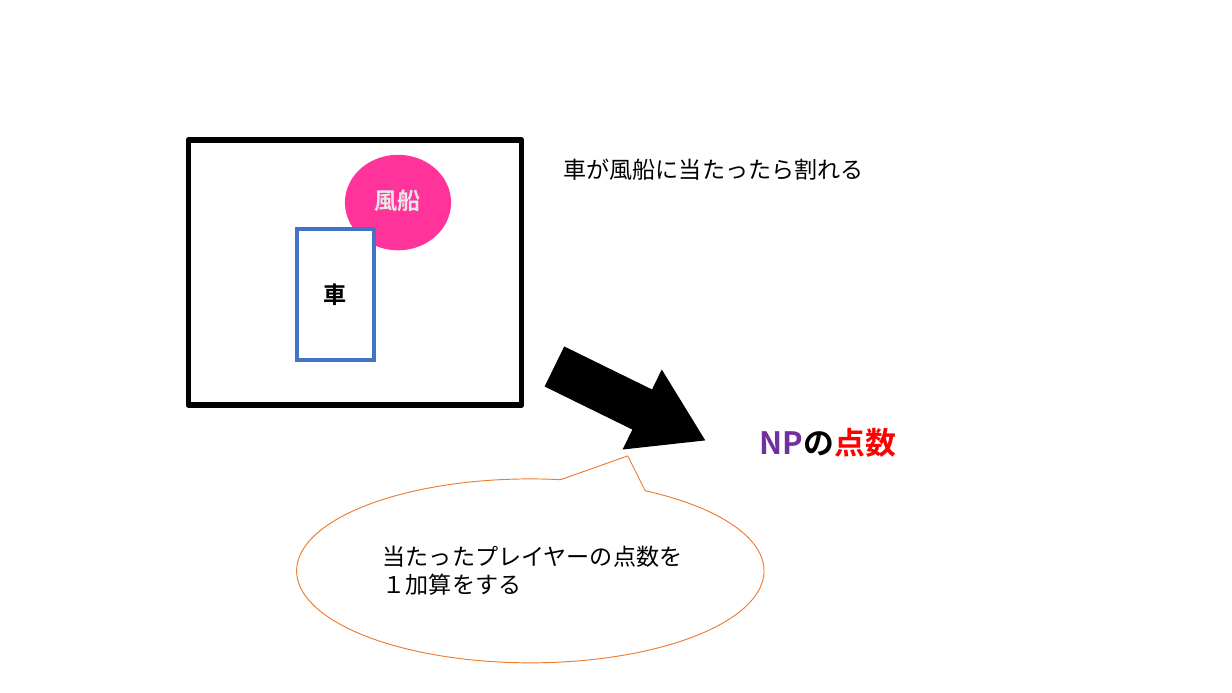
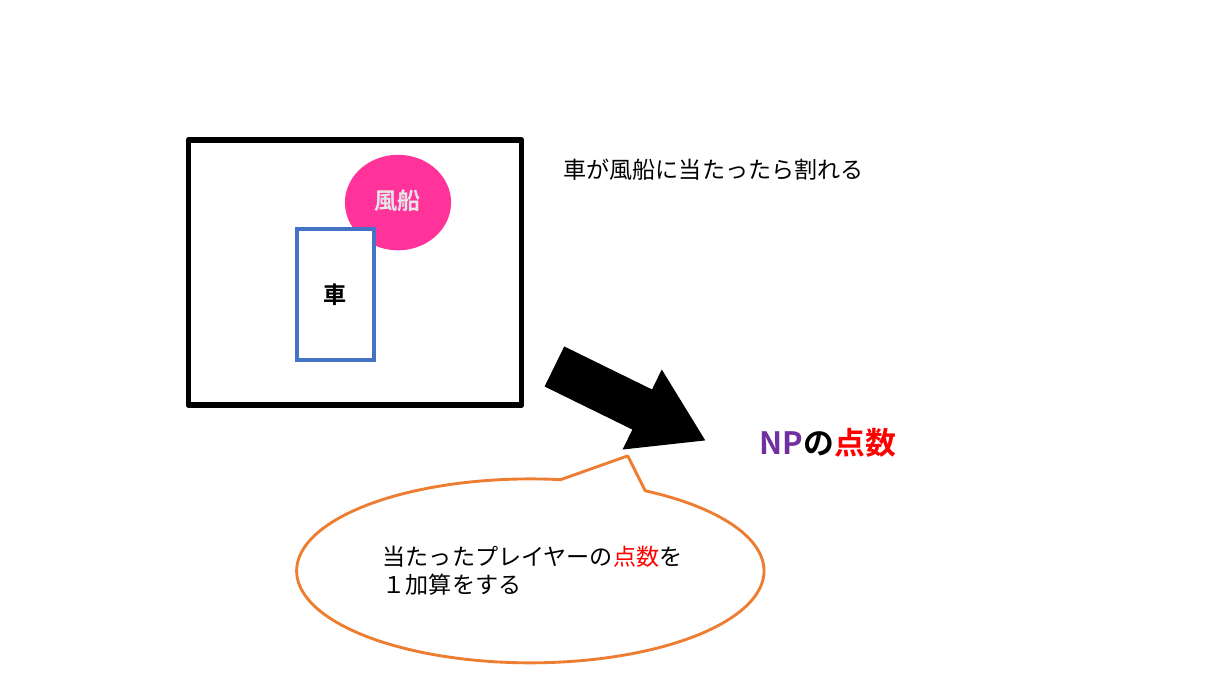
Before and after one commit to MizukiKato0416/sotsugyou_time_kato, a slide deck: slide 16 of 卒業制作_風船わりゲーム（仮）.pptx. Drawn at 1232x693 pixels with LibreOffice and Linux fonts; fonts in the diff are those of the drawing. Boxes give left, top, right and bottom in pixels: in the first picture for what was removed or moved away, otherwise in the second. Text is boxed around its words. In the diff, an @@ line names an element or a change of style, - is before the commit and + after.

```diff
--- a/卒業制作_風船わりゲーム（仮）.pptx
+++ b/卒業制作_風船わりゲーム（仮）.pptx
@@ speech bubble at [297,479,764,663]: outline #ED7D31 0.75 pt to #ED7D31 2.25 pt @@
@@ text "当たったプレイヤーの点数を１加算をする" at [383,545,683,595]: text colour #000000 to #FF0000 in "当たったプレイヤーの点数を１加算をする" @@
```
Also in this commit, not shown: 3 other slides changed, 1 slide added, 1 other file.
